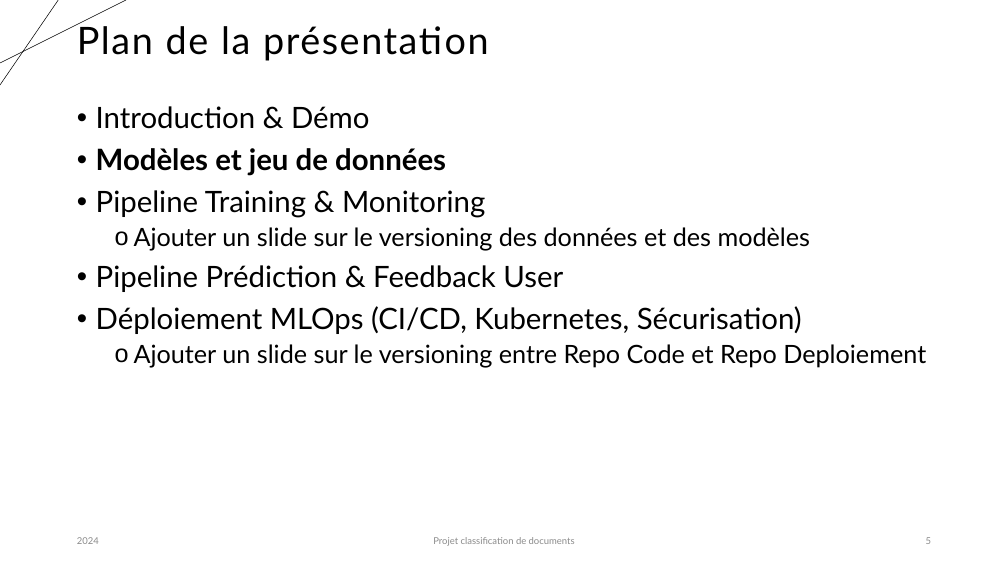
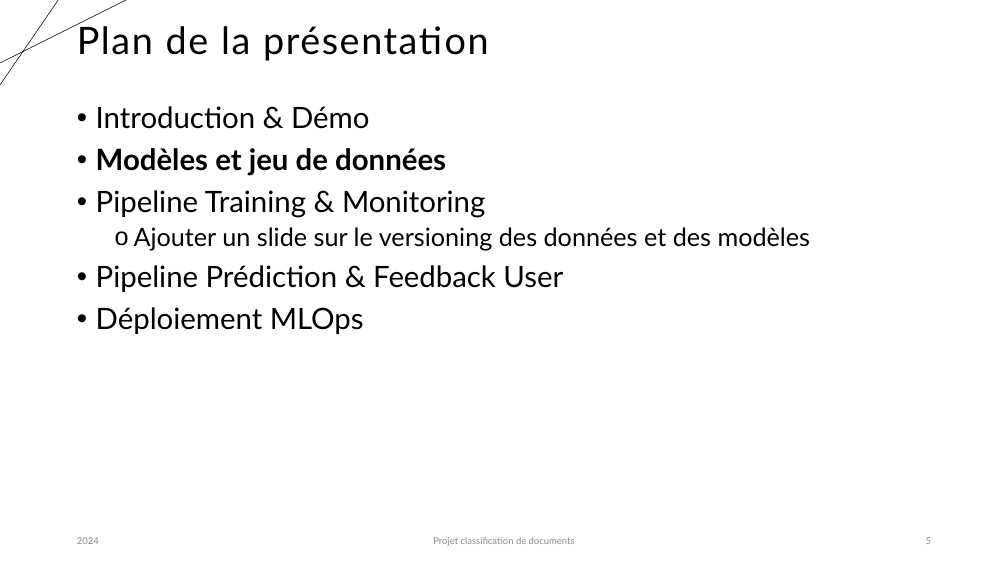
Before and after one commit to karned-formation/SEP24-MLOPS-SAKE, a slide deck: slide 5 of report/Projet_classification_MLOps_Partie1_Eddie.pptx. Drawn at 1008x567 pixels with LibreOffice and Linux fonts; fonts in the diff are those of the drawing. Boxes give left, top, right and bottom in pixels: in the first picture for what was removed or moved away, otherwise in the second. Text is boxed around its words. In the diff, an @@ line names an element or a change of style, - is before the commit and + after.

```diff
--- a/report/Projet_classification_MLOps_Partie1_Eddie.pptx
+++ b/report/Projet_classification_MLOps_Partie1_Eddie.pptx
@@ text at (96, 307, 364, 334): text changed; size 24 to 28 pt @@
-• Déploiement MLOps (CI/CD, Kubernetes, Sécurisation)
-  o Ajouter un slide sur le versioning entre Repo Code et Repo Deploiement
+• Déploiement MLOps
```
Also in this commit, not shown: 2 other slides changed, 1 other file.
